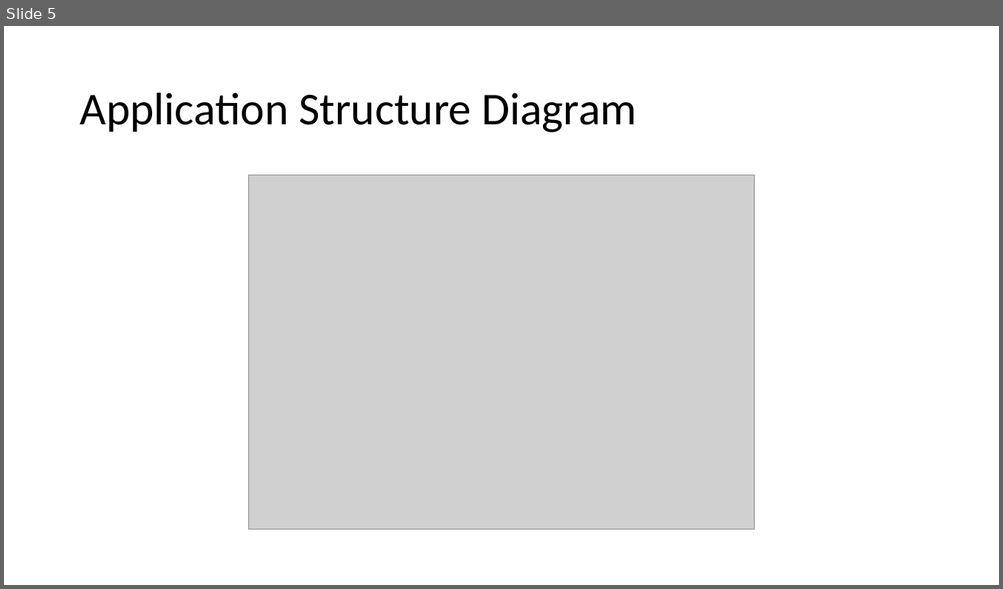
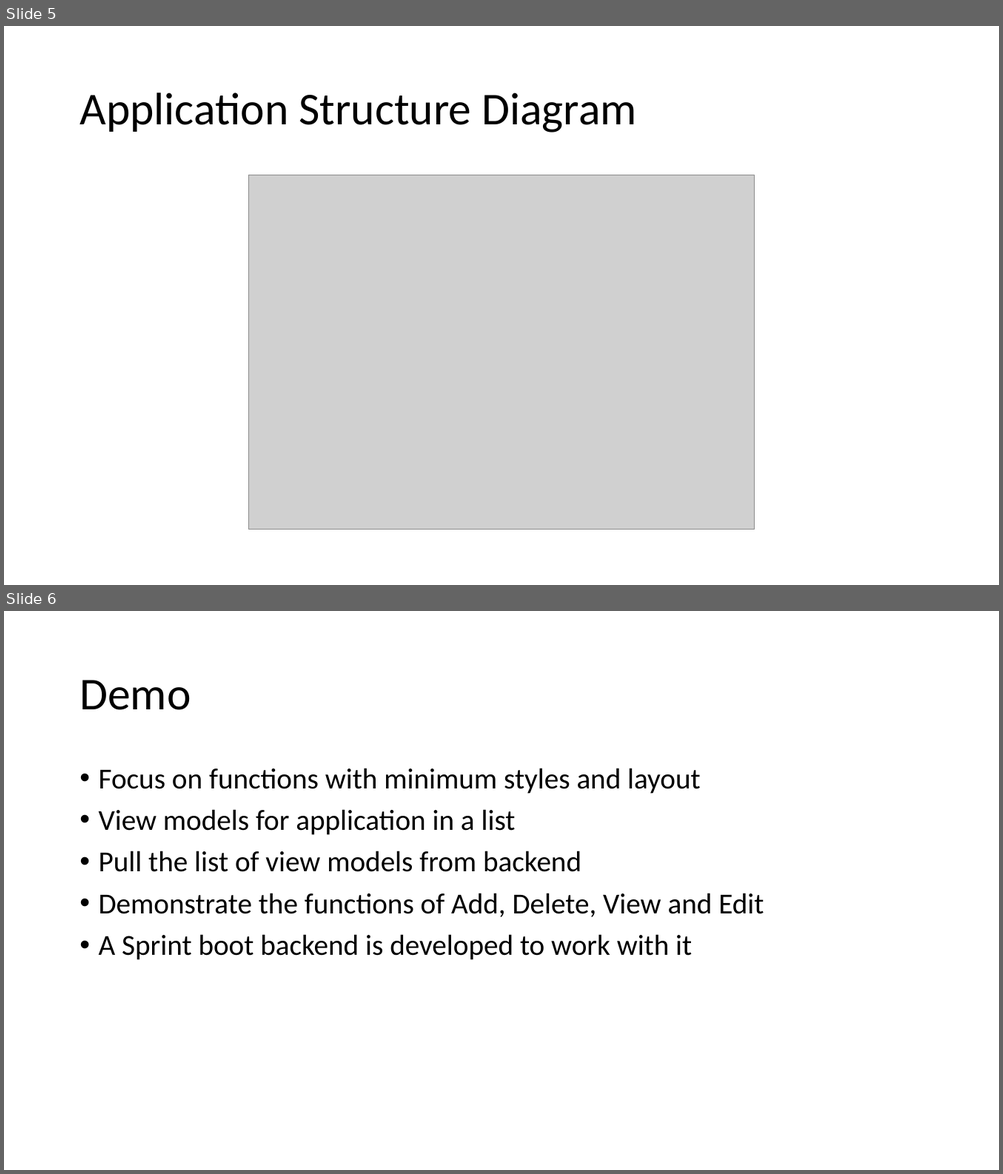
Before and after one commit to tingzeng1208/demo-rce-frontend, a slide deck: RCE FRONT END DEMO.pptx. Shown one above the other, each under a label of ours: slide 5 before the commit, slides 5 and 6 after it. The pictures are 1003x589 and 1003x1174 pixels, drawn with LibreOffice and Linux fonts; fonts in the diff are those of the drawing; grey boxes stand for pictures. Boxes give left, top, right and bottom in pixels: in the first picture for what was removed or moved away, otherwise in the second. Text is boxed around its words. In the diff, an @@ line names an element or a change of style, - is before the commit and + after.

```diff
--- a/RCE FRONT END DEMO.pptx
+++ b/RCE FRONT END DEMO.pptx
@@ slide 6 added at box(4, 611, 999, 1170), background #FFFFFF @@
@@ title added at box(79, 680, 190, 710), 44 pt, text #000000 @@
+Demo
@@ text added at box(99, 768, 763, 960), 28 pt, text #000000 @@
+• Focus on functions with minimum styles and layout
+• View models for application in a list
+• Pull the list of view models from backend
+• Demonstrate the functions of Add, Delete, View and Edit
+• A Sprint boot backend is developed to work with it
```
Also in this commit, not shown: 1 slide changed, 2 other files.
